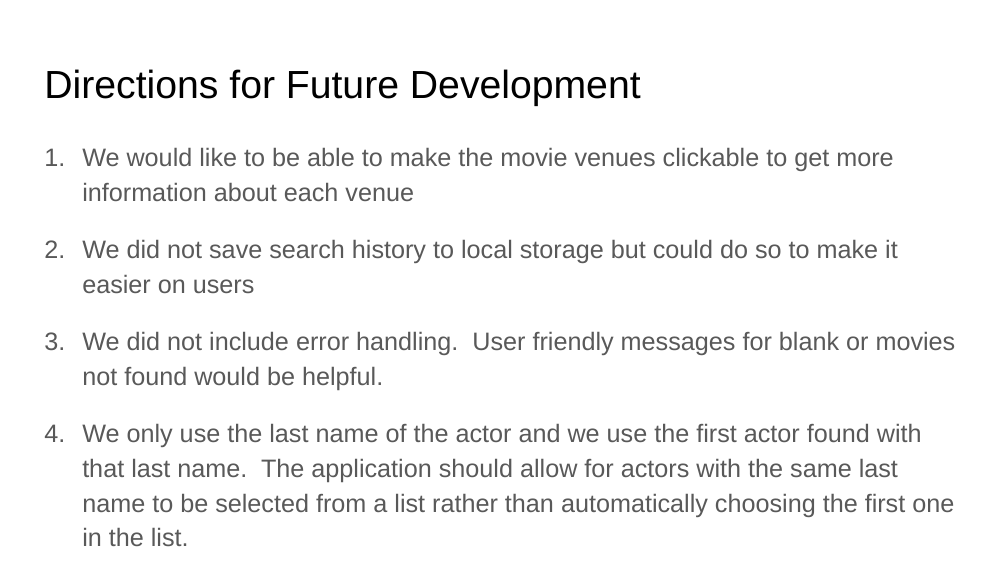
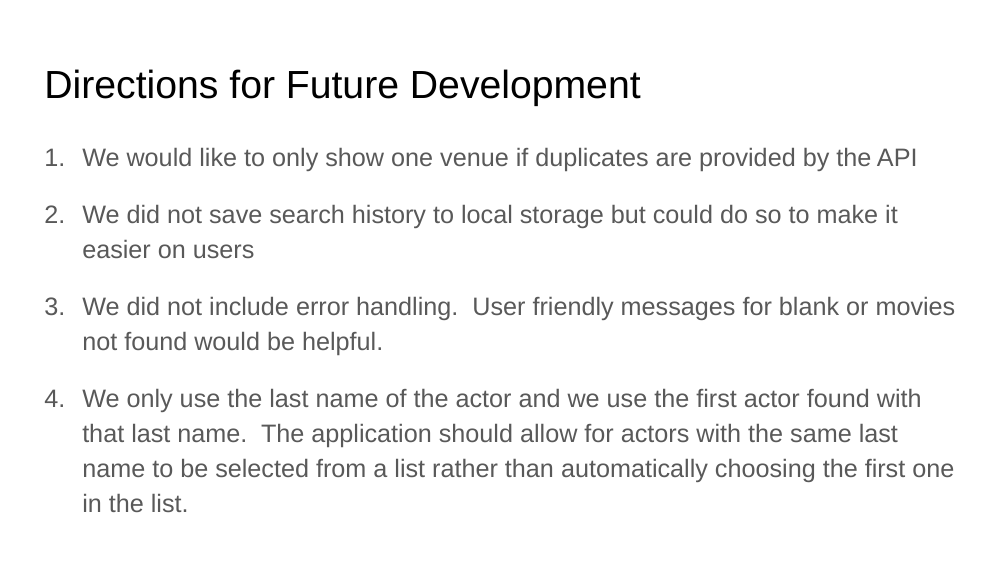
Before and after one commit to Samismail2010/Movie-finder-actor, a slide deck: slide 8 of Group_Project_1__Movie_Actor_Finder.pptx (slide 6 before the commit). Drawn at 1008x567 pixels with LibreOffice and Linux fonts; fonts in the diff are those of the drawing. Boxes give left, top, right and bottom in pixels: in the first picture for what was removed or moved away, otherwise in the second. Text is boxed around its words. In the diff, an @@ line names an element or a change of style, - is before the commit and + after.

```diff
--- a/Group_Project_1__Movie_Actor_Finder.pptx
+++ b/Group_Project_1__Movie_Actor_Finder.pptx
@@ text at [82,147,918,171]: text changed @@
-1. We would like to be able to make the movie venues clickable to get more information about each venue
+1. We would like to only show one venue if duplicates are provided by the API
```
Also in this commit, not shown: 1 other slide changed, 2 slides added, 2 other files.
